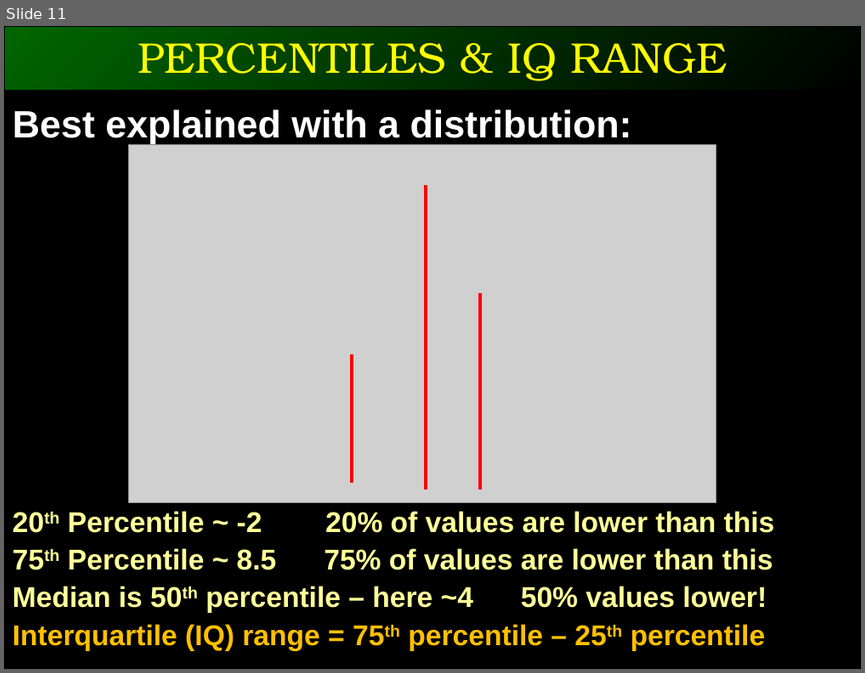
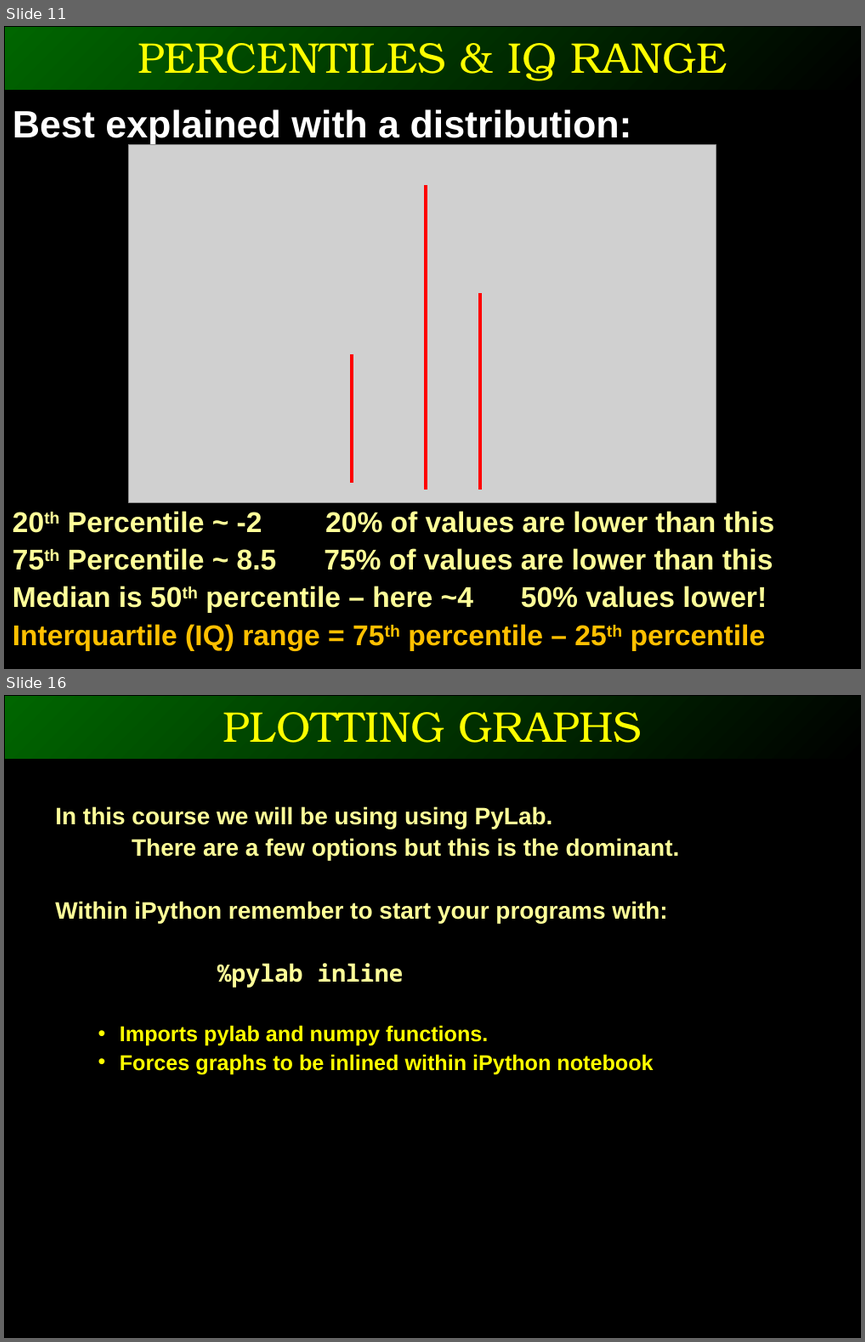
Before and after one commit to ggorman/Introduction-to-stats-for-geoscientists, a slide deck: slides/CSFG5.pptx. Shown one above the other, each under a label of ours: slide 11 before the commit, slides 11 and 16 after it; the slides between them are not shown. The pictures are 865x673 and 865x1342 pixels, drawn with LibreOffice and Linux fonts; fonts in the diff are those of the drawing; grey boxes stand for pictures. Boxes give left, top, right and bottom in pixels: in the first picture for what was removed or moved away, otherwise in the second. Text is boxed around its words. In the diff, an @@ line names an element or a change of style, - is before the commit and + after.

```diff
--- a/slides/CSFG5.pptx
+++ b/slides/CSFG5.pptx
@@ slide 16 added at (4,695,861,1338), background #000000 @@
@@ rectangle added at (4,695,861,760), fill gradient #006600 to #000000, outline #000000 1.5 pt @@
@@ text added at (223,712,642,743), 36 pt, text #FFFF00 @@
+PLOTTING GRAPHS
@@ text added at (55,806,680,1074), 20 pt, text #FFFF99, bold @@
+  In this course we will be using using PyLab.
+  There are a few options but this is the dominant.
+  Within iPython remember to start your programs with:
+  %pylab inline
+    • Imports pylab and numpy functions.
+    • Forces graphs to be inlined within iPython notebook
```
Also in this commit, not shown: 14 slides changed, 1 other slide added, 1 slide removed.
